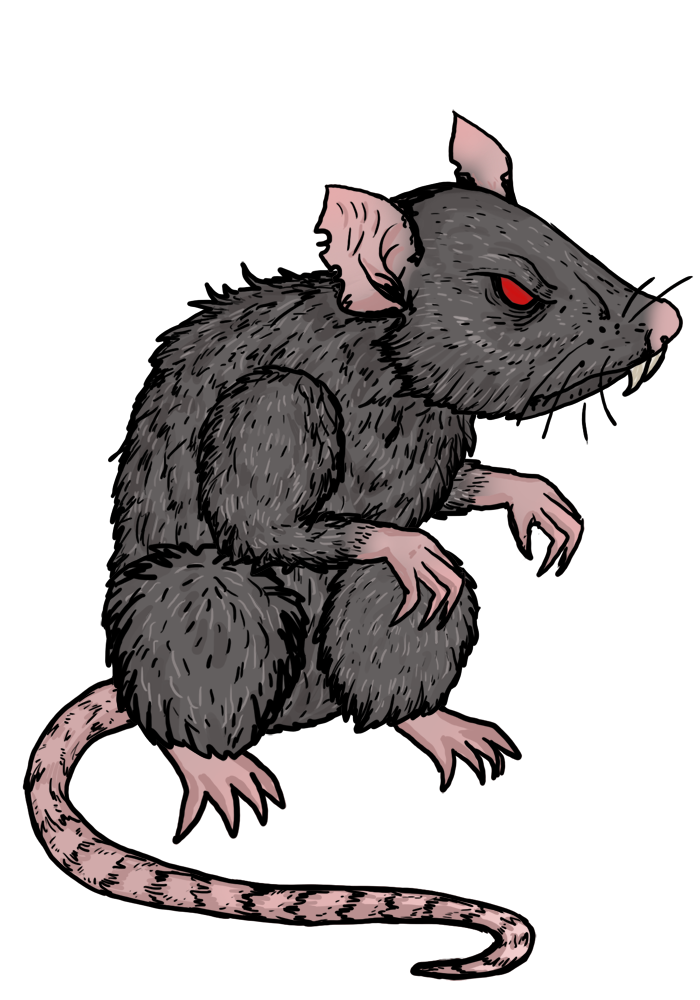
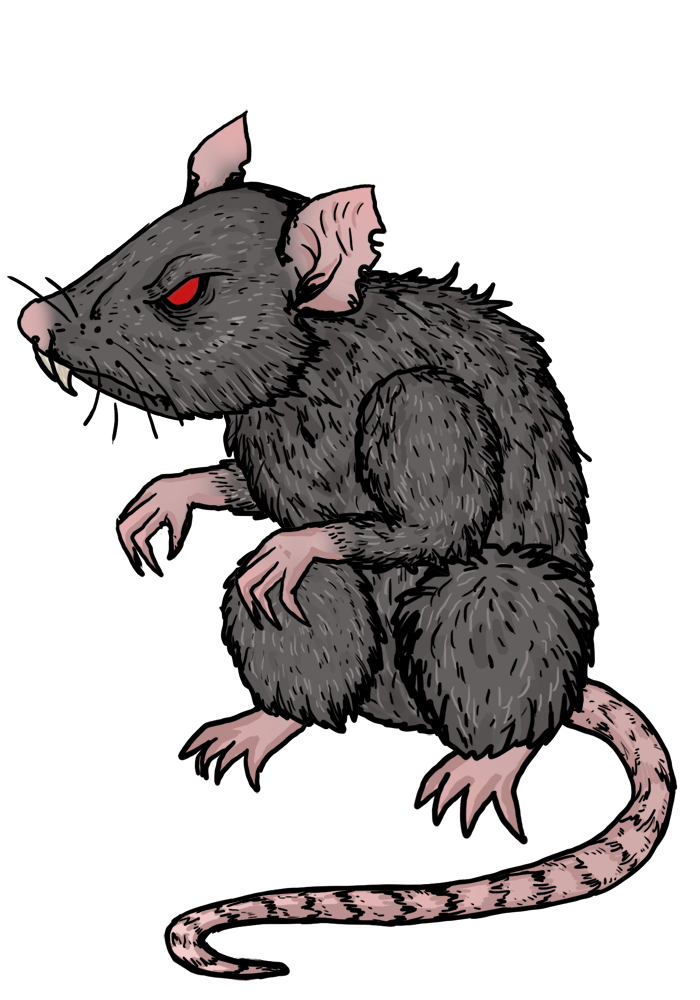
Layers edited between the first and the second w=700, h=1000 image:
painted on "hand_02_01" over left=193, top=364, right=507, bottom=576
painted on "hand_02_02" over left=219, top=495, right=481, bottom=632
painted on "leg_02_02" over left=219, top=541, right=481, bottom=734
painted on "leg_02_01" over left=177, top=678, right=523, bottom=794
painted on "leg_01_01" over left=100, top=541, right=600, bottom=762
painted on "leg_01_02" over left=147, top=708, right=553, bottom=845
painted on "head" over left=6, top=109, right=694, bottom=445
painted on "body" over left=101, top=261, right=599, bottom=736
painted on "hand_01_01" over left=235, top=310, right=465, bottom=514
painted on "hand_01_02" over left=115, top=446, right=585, bottom=578
painted on "tail" over left=22, top=665, right=678, bottom=981
